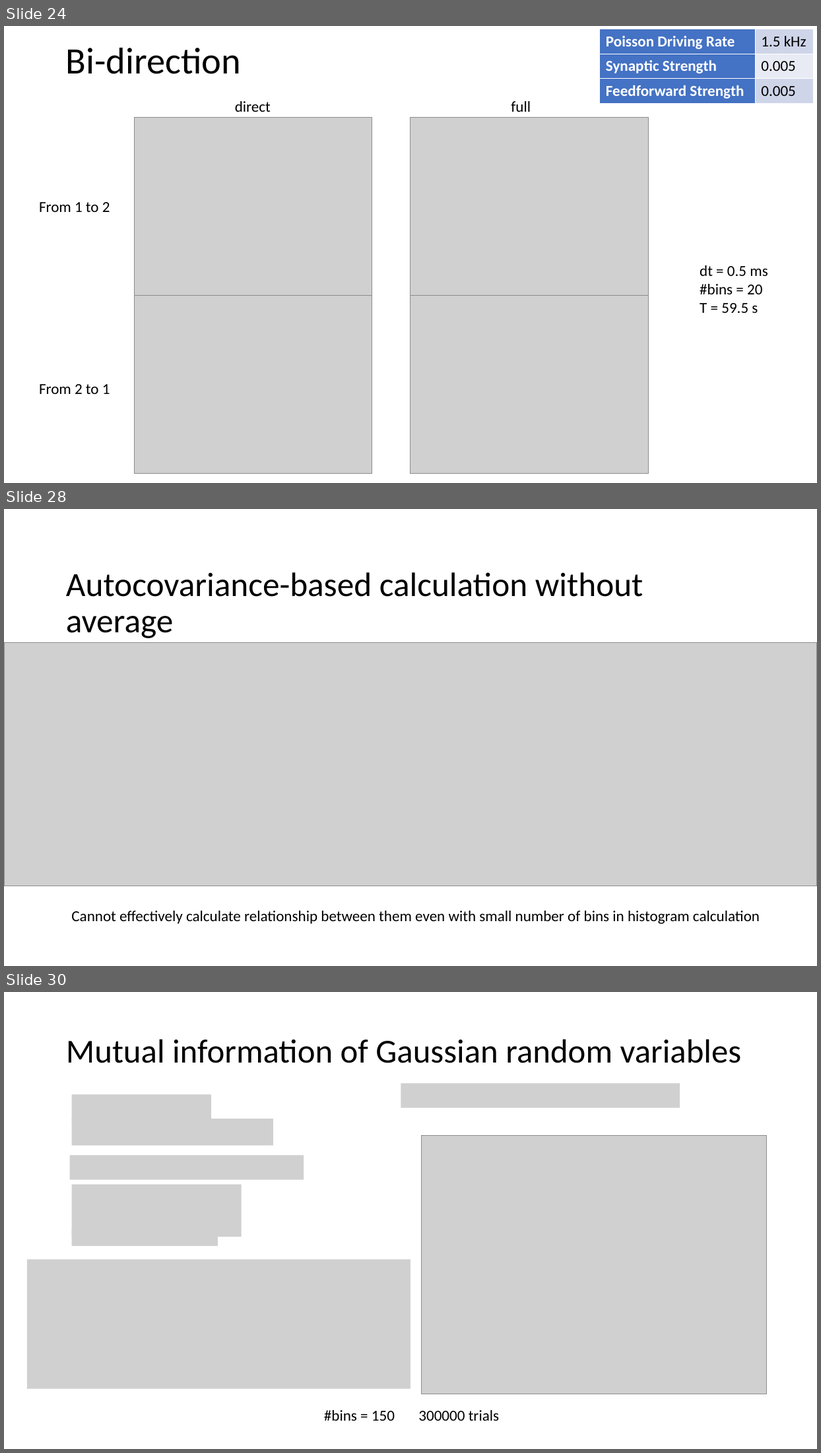
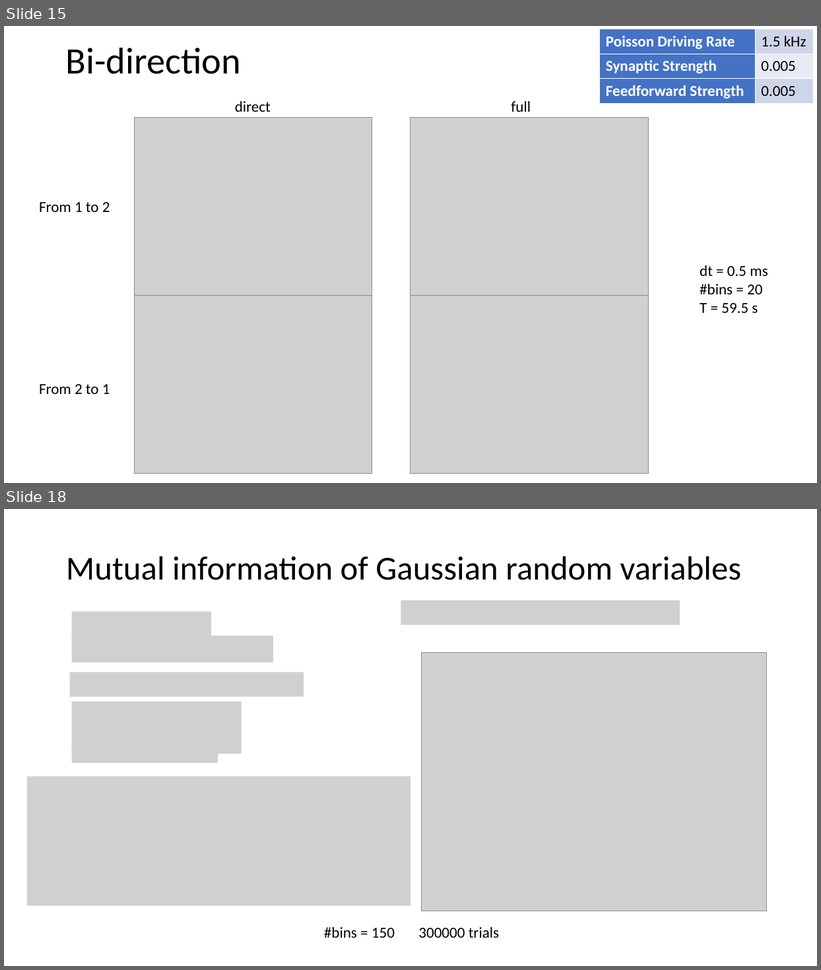
Before and after one commit to NeoNeuron/IF-neuronal-network, a slide deck: reports/oct31/Recent numerical results related to neuronal network simulation.pptx. Shown one above the other, each under a label of ours: slides 24, 28 and 30 before the commit, slides 15 and 18 after it; the slides between them are not shown. The pictures are 821x1453 and 821x970 pixels, drawn with LibreOffice and Linux fonts; fonts in the diff are those of the drawing; grey boxes stand for pictures. Boxes give left, top, right and bottom in pixels: in the first picture for what was removed or moved away, otherwise in the second. Text is boxed around its words. In the diff, an @@ line names an element or a change of style, - is before the commit and + after.

```diff
--- a/reports/oct31/Recent numerical results related to neuronal network simulation.pptx
+++ b/reports/oct31/Recent numerical results related to neuronal network simulation.pptx
@@ slide 28 removed at [4, 509, 817, 966], background #FFFFFF @@
@@ title removed at [66, 572, 644, 638] @@
-Autocovariance-based calculation without average
@@ picture removed at [4, 642, 817, 887] @@
@@ text removed at [71, 911, 760, 924] @@
-Cannot effectively calculate relationship between them even with small number of bins in histogram calculation
@@ what was slide 24 is now slide 15 @@
@@ what was slide 30 is now slide 18 @@
```
Also in this commit, not shown: 17 slides changed, 1 slide added, 12 other slides removed, 44 other files.
